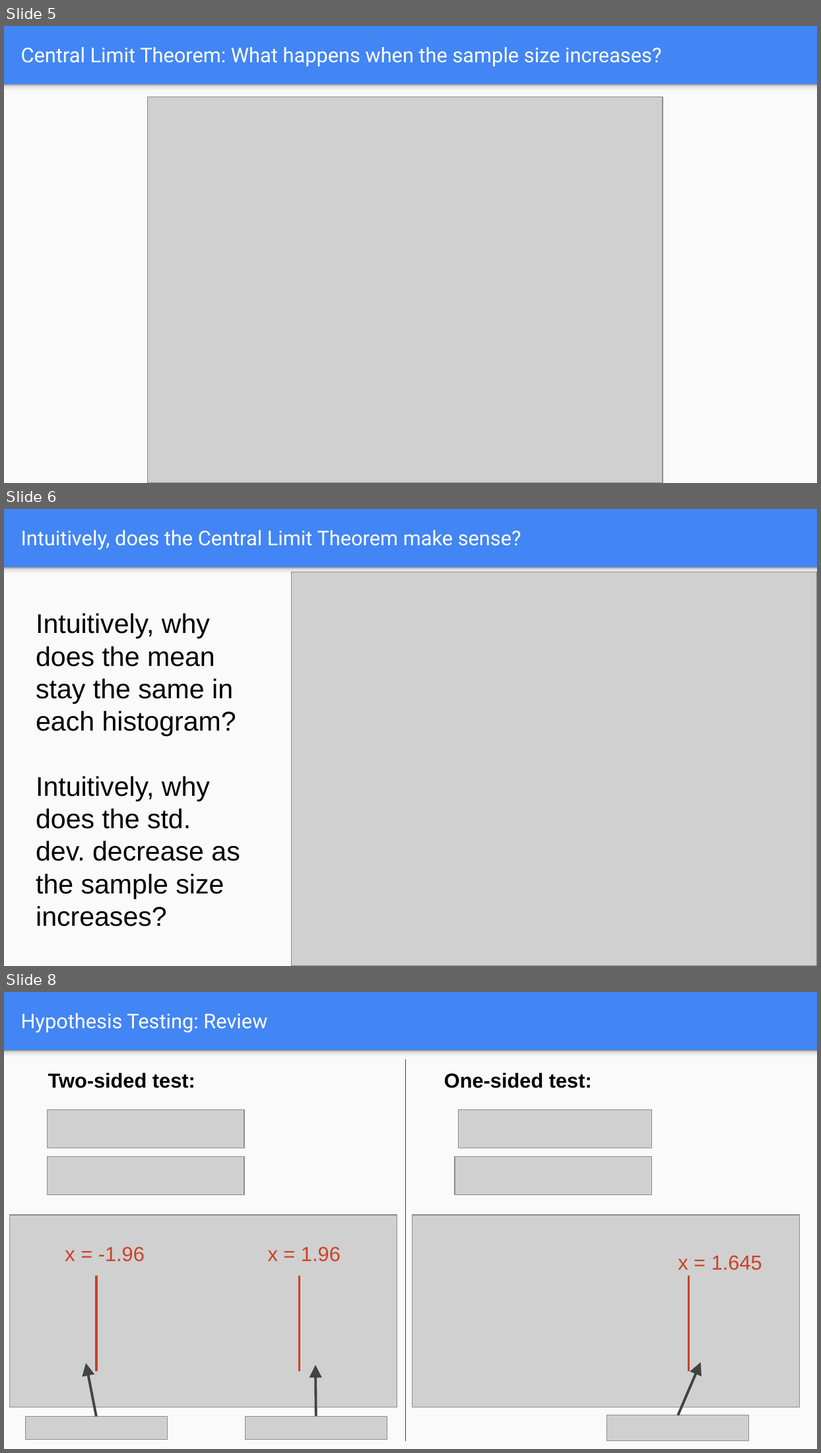
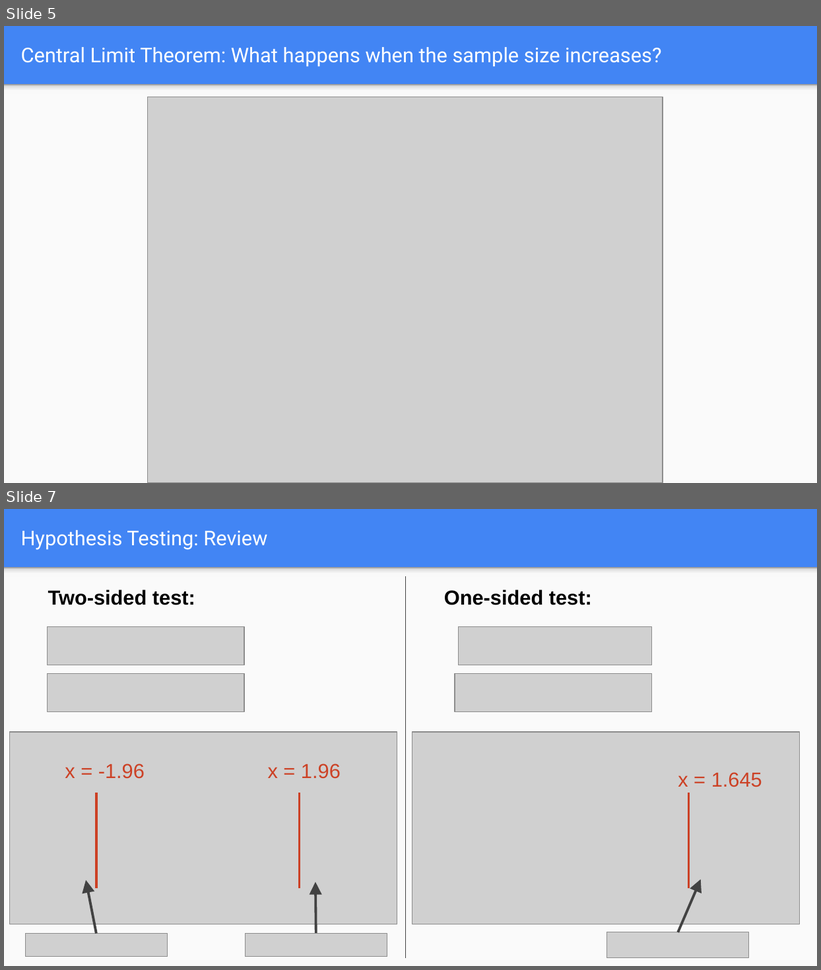
Before and after one commit to wmarshall484/DSI_LECTURES_2, a slide deck: power-bayesian/ryan_henning/Power and Bayes.pptx. Shown one above the other, each under a label of ours: slides 5, 6 and 8 before the commit, slides 5 and 7 after it; the slides between them are not shown. The pictures are 821x1453 and 821x970 pixels, drawn with LibreOffice and Linux fonts; fonts in the diff are those of the drawing; grey boxes stand for pictures. Boxes give left, top, right and bottom in pixels: in the first picture for what was removed or moved away, otherwise in the second. Text is boxed around its words. In the diff, an @@ line names an element or a change of style, - is before the commit and + after.

```diff
--- a/power-bayesian/ryan_henning/Power and Bayes.pptx
+++ b/power-bayesian/ryan_henning/Power and Bayes.pptx
@@ slide 6 removed at (4,509,817,966), background #4285F4; not listed: 2 template elements that a slide beside it also shows @@
@@ title removed at (21,530,521,550) @@
-Intuitively, does the Central Limit Theorem make sense?
@@ picture removed at (291,572,817,966) @@
@@ text removed at (36,613,240,927) @@
-Intuitively, why does the mean stay the same in each histogram?
-Intuitively, why does the std. dev. decrease as the sample size increases?
@@ what was slide 8 is now slide 7 @@
```
Also in this commit, not shown: 1 slide changed, 2 other files.
